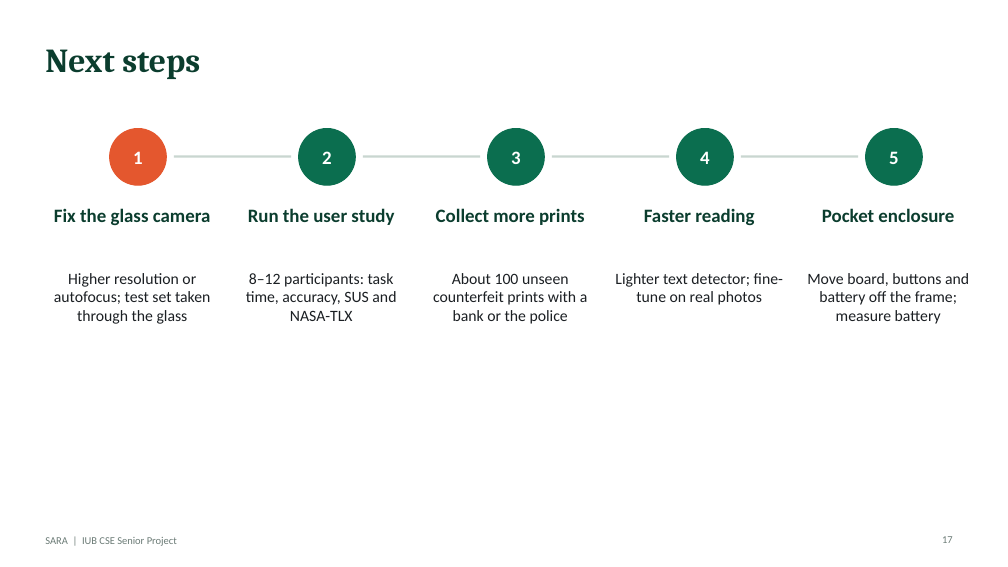
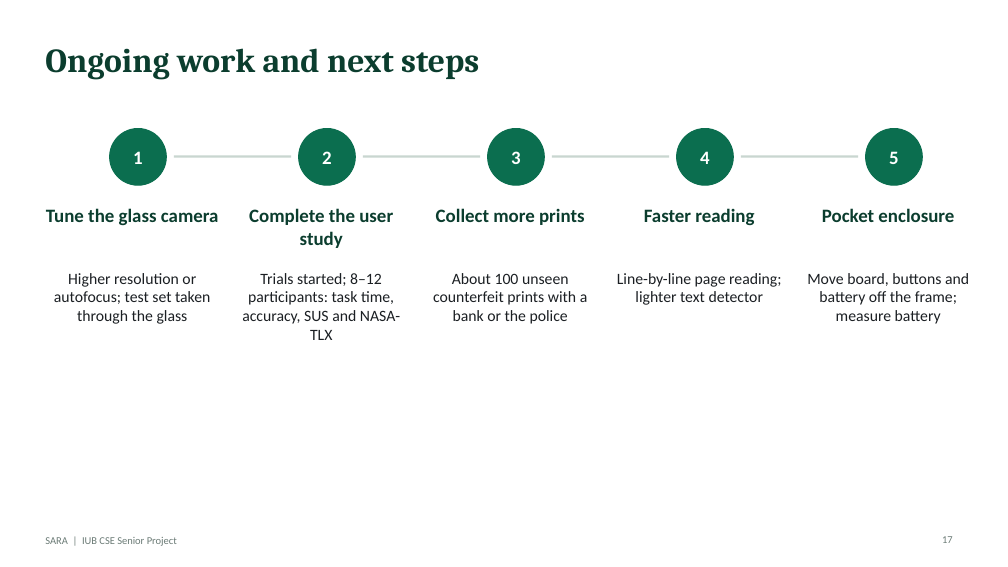
Before and after one commit to aflam330/Senior_project_wearable_glass_for_blind_people_using_ocr_and_ylo, a slide deck: slide 17 of Thesis Report and paper/thesis report/slides/SARA_Presentation.pptx. Drawn at 1008x567 pixels with LibreOffice and Linux fonts; fonts in the diff are those of the drawing. Boxes give left, top, right and bottom in pixels: in the first picture for what was removed or moved away, otherwise in the second. Text is boxed around its words. In the diff, an @@ line names an element or a change of style, - is before the commit and + after.

```diff
--- a/Thesis Report and paper/thesis report/slides/SARA_Presentation.pptx
+++ b/Thesis Report and paper/thesis report/slides/SARA_Presentation.pptx
@@ title at bbox=[45, 48, 479, 80]: text changed @@
-Next steps
+Ongoing work and next steps
@@ ellipse at bbox=[110, 129, 166, 185]: fill #E4572E to #0B6E4F; outline #E4572E 1 pt to #0B6E4F 1 pt @@
@@ text at bbox=[46, 208, 219, 225]: text changed @@
-Fix the glass camera
+Tune the glass camera
@@ text at bbox=[249, 208, 393, 248]: text changed @@
-Run the user study
+Complete the user study
@@ text at bbox=[242, 273, 400, 340]: text changed @@
-8–12 participants: task time, accuracy, SUS and NASA-TLX
+Trials started; 8–12 participants: task time, accuracy, SUS and NASA-TLX
@@ text at bbox=[617, 273, 781, 305]: text changed @@
-Lighter text detector; fine-tune on real photos
+Line-by-line page reading; lighter text detector
```
Also in this commit, not shown: 5 other slides changed, 1 slide added, 1 slide removed, 12 other files.
